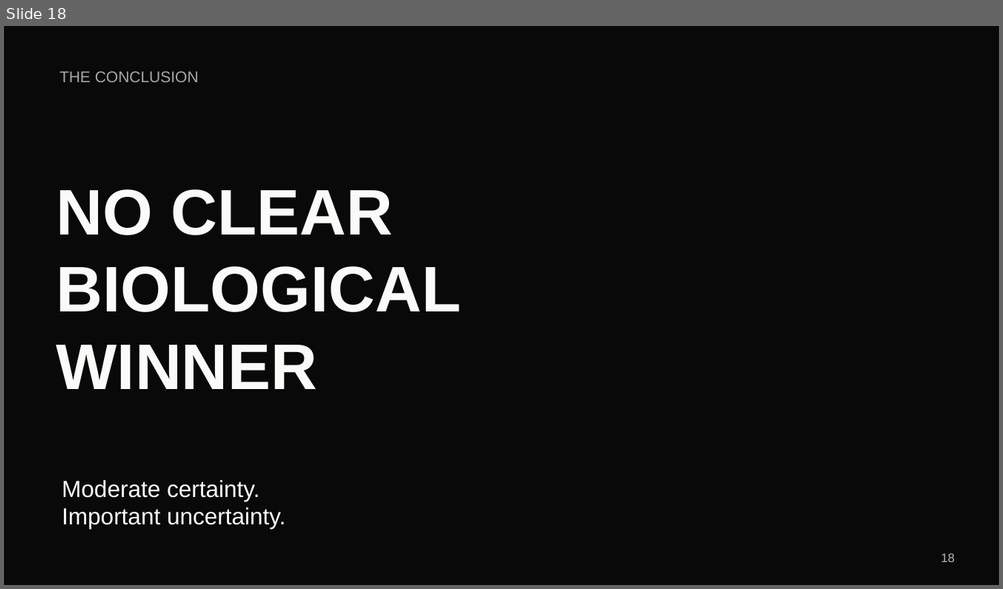
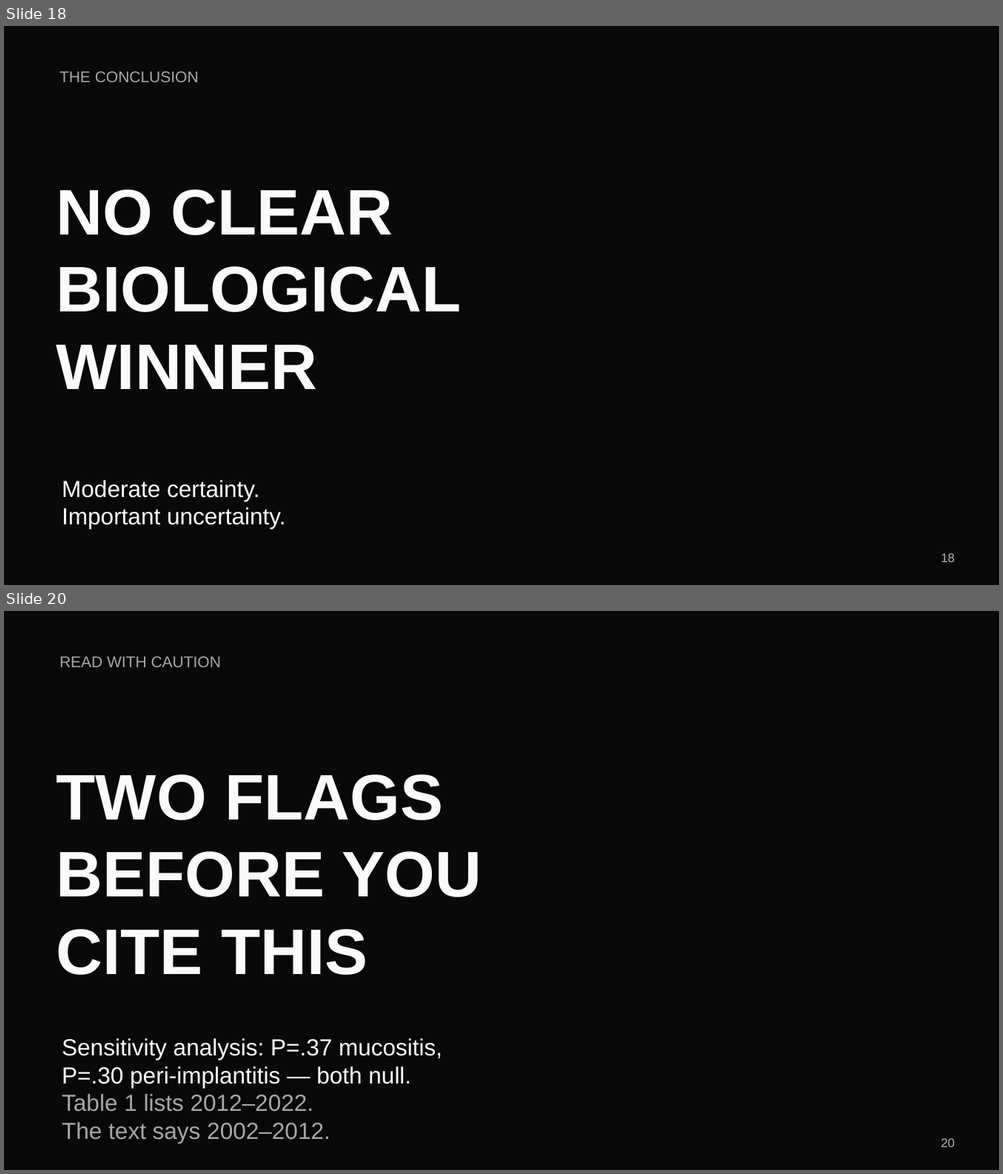
Before and after one commit to meijideandreyna/project, a slide deck: Cement_or_Screw_Complete.pptx. Shown one above the other, each under a label of ours: slide 18 before the commit, slides 18 and 20 after it; the slides between them are not shown. The pictures are 1003x589 and 1003x1174 pixels, drawn with LibreOffice and Linux fonts; fonts in the diff are those of the drawing; background and template pictures are left out. Boxes give left, top, right and bottom in pixels: in the first picture for what was removed or moved away, otherwise in the second. Text is boxed around its words. In the diff, an @@ line names an element or a change of style, - is before the commit and + after.

```diff
--- a/Cement_or_Screw_Complete.pptx
+++ b/Cement_or_Screw_Complete.pptx
@@ slide 20 added at box(4, 611, 999, 1170), background picture (left out) @@
@@ text added at box(60, 656, 221, 667), 15 pt, text #A8A8A3 @@
+READ WITH CAUTION
@@ text added at box(57, 775, 481, 975), 62.2 pt, text #FAFAF8, bold @@
+TWO FLAGS
+BEFORE YOU
+CITE THIS
@@ text added at box(62, 1039, 442, 1144), 22.5 pt, text #FAFAF8 @@
+Sensitivity analysis: P=.37 mucositis,
+P=.30 peri-implantitis — both null.
+Table 1 lists 2012–2022.
+The text says 2002–2012.
@@ text added at box(941, 1139, 955, 1147), 12 pt, text #B7B7B2 @@
+20
```
Also in this commit, not shown: 18 slides changed, 1 other slide added.
